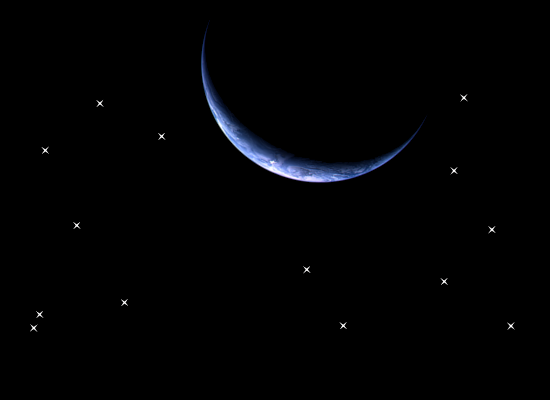
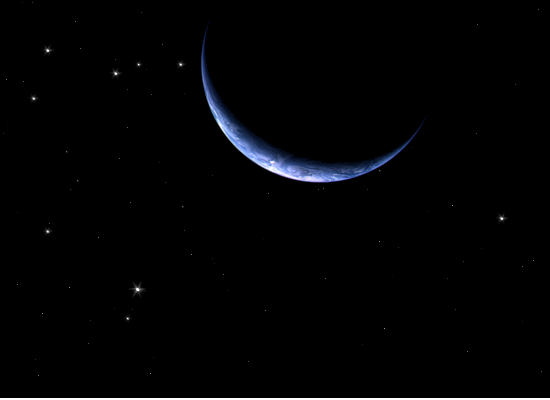
Layer changes from the first 550×400 image to the second:
removed layer "bgStar.png" over (0, 2, 550, 400)
added layer "starCover" above "starBg.png" over (393, 27, 466, 124)
added layer "starBg.png" above "Background" over (3, 2, 542, 383)
